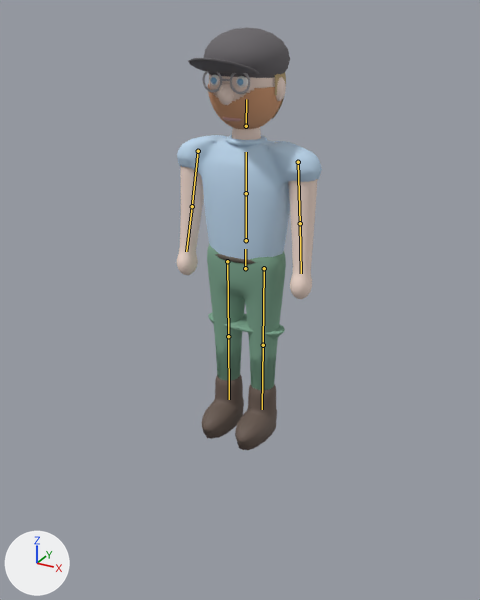
Before and after pictures for a commit that changed the glTF model assets/chars/marian.glb.
The view is the same before and after, from a 50 mm camera at (1.5, -2.79, 2.15) aimed at (0.05, -0.16, 0.83). Lighting does not change. The marker at lower left points along +X, +Y and +Z. The first picture is the older version. The bones that change are drawn over the model as lines.

Objects in the first picture: 'Guertel', 'Hals', 'Haut_Koerper', 'Hose', 'HoseDown', 'Kopf_Gruppe', 'Kragen', 'Schuh_L', 'Schuh_R', 'Shirt'.
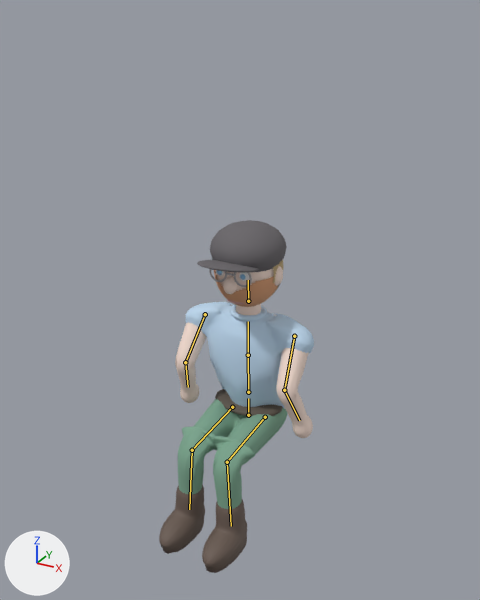
The newer file adds an action. The first version stands in its rest pose; the second is drawn at frame 25 of the action 'Sit'.

Patch to the scene script:
```diff
--- a/assets/chars/marian.glb.py
+++ b/assets/chars/marian.glb.py
@@ bone_hips @@
 bone_hips = bpy.data.objects['MarianRig'].pose.bones['Hips']
-bone_hips.location = (0.0, 0.0, 0.0)
+bone_hips.location = (0.0, -0.9, -0.04)
@@ bone_spine @@
 bone_spine = bpy.data.objects['MarianRig'].pose.bones['Spine']  # child of 'Hips'
-bone_spine.rotation_quaternion = (1.0, 0.0, 0.0, 0.0)  # degrees (0, 0, 0)
+bone_spine.rotation_quaternion = (1.0, 0.02, 0.0, 0.0)  # degrees (2, 0, 0)
@@ bone_chest @@
 bone_chest = bpy.data.objects['MarianRig'].pose.bones['Chest']  # child of 'Spine'
-bone_chest.rotation_quaternion = (1.0, 0.0, 0.0, 0.0)  # degrees (0, 0, 0)
+bone_chest.rotation_quaternion = (1.0, -0.02, 0.0, 0.0)  # degrees (-2, 0, 0)
@@ bone_head @@
 bone_head = bpy.data.objects['MarianRig'].pose.bones['Head']  # child of 'Neck'
-bone_head.rotation_quaternion = (1.0, 0.0, 0.0, 0.0)  # degrees (0, 0, 0)
+bone_head.rotation_quaternion = (1.0, 0.01, 0.0, 0.0)  # degrees (1, 0, 0)
@@ bone_upperarm_l @@
 bone_upperarm_l = bpy.data.objects['MarianRig'].pose.bones['UpperArm.L']  # child of 'Shoulder.L'
-bone_upperarm_l.rotation_quaternion = (1.0, 0.0, 0.0, 0.0)  # degrees (0, 0, 0)
+bone_upperarm_l.rotation_quaternion = (0.962, -0.271, 0.011, -0.038)  # degrees (-32, 0, -5)
@@ bone_lowerarm_l @@
 bone_lowerarm_l = bpy.data.objects['MarianRig'].pose.bones['LowerArm.L']  # child of 'UpperArm.L'
-bone_lowerarm_l.rotation_quaternion = (1.0, 0.0, 0.0, 0.0)  # degrees (0, 0, 0)
+bone_lowerarm_l.rotation_quaternion = (0.865, 0.501, 0.0, 0.0)  # degrees (60, 0, 0)
@@ bone_upperarm_r @@
 bone_upperarm_r = bpy.data.objects['MarianRig'].pose.bones['UpperArm.R']  # child of 'Shoulder.R'
-bone_upperarm_r.rotation_quaternion = (1.0, 0.0, 0.0, 0.0)  # degrees (0, 0, 0)
+bone_upperarm_r.rotation_quaternion = (0.962, -0.271, -0.011, 0.038)  # degrees (-32, 0, 5)
@@ bone_lowerarm_r @@
 bone_lowerarm_r = bpy.data.objects['MarianRig'].pose.bones['LowerArm.R']  # child of 'UpperArm.R'
-bone_lowerarm_r.rotation_quaternion = (1.0, 0.0, 0.0, 0.0)  # degrees (0, 0, 0)
+bone_lowerarm_r.rotation_quaternion = (0.865, 0.501, 0.0, 0.0)  # degrees (60, 0, 0)
@@ bone_upperleg_l @@
 bone_upperleg_l = bpy.data.objects['MarianRig'].pose.bones['UpperLeg.L']  # child of 'Hips'
-bone_upperleg_l.rotation_quaternion = (1.0, 0.0, 0.0, 0.0)  # degrees (0, 0, 0)
+bone_upperleg_l.rotation_quaternion = (0.725, -0.689, 0.021, -0.022)  # degrees (-87, 0, -3)
@@ bone_lowerleg_l @@
 bone_lowerleg_l = bpy.data.objects['MarianRig'].pose.bones['LowerLeg.L']  # child of 'UpperLeg.L'
-bone_lowerleg_l.rotation_quaternion = (1.0, 0.0, 0.0, 0.0)  # degrees (0, 0, 0)
+bone_lowerleg_l.rotation_quaternion = (0.732, 0.682, 0.0, 0.0)  # degrees (86, 0, 0)
@@ bone_upperleg_r @@
 bone_upperleg_r = bpy.data.objects['MarianRig'].pose.bones['UpperLeg.R']  # child of 'Hips'
-bone_upperleg_r.rotation_quaternion = (1.0, 0.0, 0.0, 0.0)  # degrees (0, 0, 0)
+bone_upperleg_r.rotation_quaternion = (0.725, -0.689, -0.021, 0.022)  # degrees (-87, 0, 3)
@@ bone_lowerleg_r @@
 bone_lowerleg_r = bpy.data.objects['MarianRig'].pose.bones['LowerLeg.R']  # child of 'UpperLeg.R'
-bone_lowerleg_r.rotation_quaternion = (1.0, 0.0, 0.0, 0.0)  # degrees (0, 0, 0)
+bone_lowerleg_r.rotation_quaternion = (0.732, 0.682, 0.0, 0.0)  # degrees (86, 0, 0)
```

What differs and where, as boxes (x1, y1, x2, y2) in the pictures (480 x 600 px):
'Shirt', posed (12% narrower, 14% shorter): before (177, 135, 322, 260); after (186, 302, 314, 409)
'Kopf_Gruppe', posed (12% narrower, 15% shorter): before (188, 27, 290, 129); after (197, 220, 287, 307)
'Hose', posed (35% wider, 15% shorter): before (207, 244, 286, 369); after (180, 399, 287, 505)
'Haut_Koerper', posed (13% shorter): before (177, 166, 317, 299); after (175, 322, 313, 438)
'HoseDown', posed: before (208, 312, 285, 390); after (177, 427, 255, 509)
'Schuh_L', posed (7% wider, 10% taller): before (235, 384, 277, 450); after (202, 500, 247, 573)
'Schuh_R', posed (9% wider, 6% taller): before (202, 374, 244, 439); after (159, 485, 205, 554)
'Guertel', posed (mostly hidden before): before (215, 254, 256, 264); after (215, 389, 283, 417)
'Hals', posed (13% narrower, 14% shorter): before (232, 127, 261, 140); after (236, 304, 261, 315)
'Kragen', posed (10% narrower, 42% taller): before (226, 135, 267, 146); after (230, 305, 267, 321)
bone 'Hips', root to tip: before (245, 268) to (245, 249); after (248, 415) to (248, 398)
bone 'Spine', root to tip: before (246, 240) to (246, 193); after (248, 392) to (248, 355)
bone 'Chest', root to tip: before (246, 193) to (246, 152); after (248, 355) to (248, 321)
bone 'Head', root to tip: before (246, 126) to (246, 99); after (248, 301) to (248, 280)
bone 'UpperArm.L', root to tip: before (298, 162) to (300, 223); after (294, 336) to (284, 390)
bone 'LowerArm.L', root to tip: before (300, 223) to (301, 273); after (284, 390) to (299, 420)
bone 'UpperArm.R', root to tip: before (198, 151) to (192, 206); after (205, 314) to (185, 362)
bone 'LowerArm.R', root to tip: before (192, 206) to (186, 251); after (185, 362) to (188, 387)
bone 'UpperLeg.L', root to tip: before (264, 268) to (263, 345); after (265, 417) to (227, 462)
bone 'LowerLeg.L', root to tip: before (263, 345) to (262, 409); after (227, 462) to (231, 526)
bone 'UpperLeg.R', root to tip: before (227, 261) to (228, 336); after (232, 407) to (192, 450)
bone 'LowerLeg.R', root to tip: before (228, 336) to (229, 399); after (192, 450) to (189, 509)
